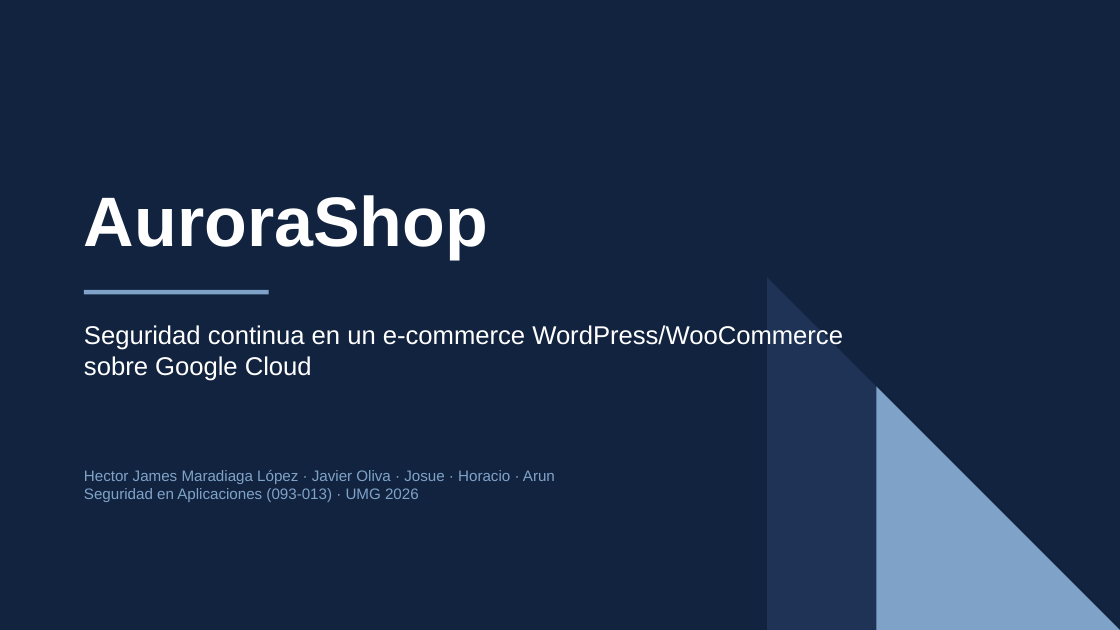
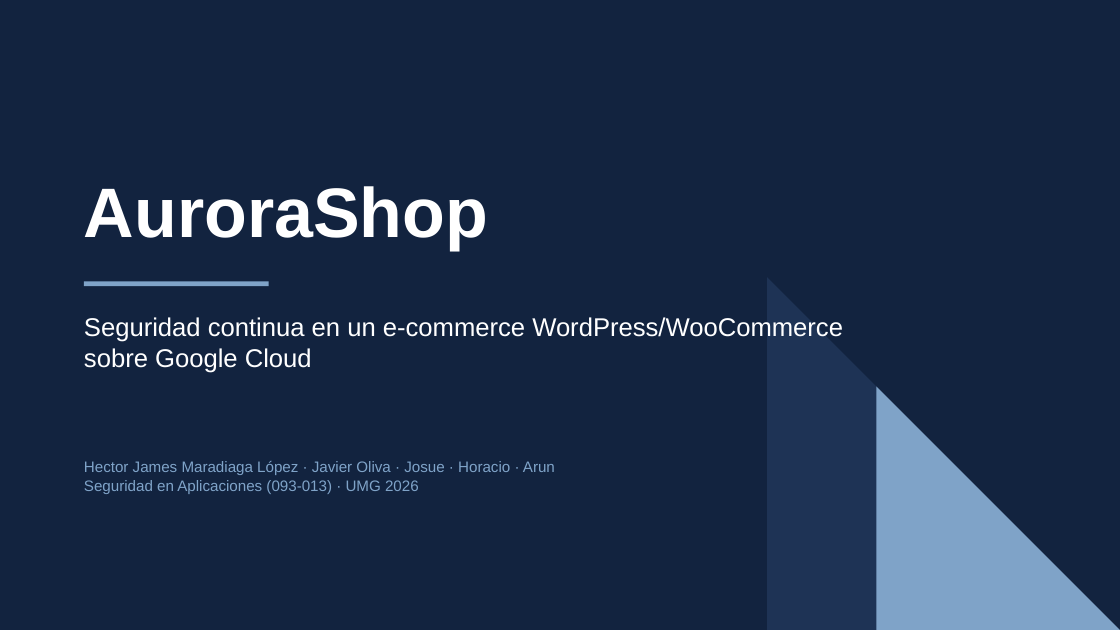
Before and after one commit to Joliva07/ProyectoFinal_SeguridadEnAplicaciones, a slide deck: slide 1 of docs/06-informe/salida/presentacion.pptx. Drawn at 1120x630 pixels with LibreOffice and Linux fonts; fonts in the diff are those of the drawing. Boxes give left, top, right and bottom in pixels: in the first picture for what was removed or moved away, otherwise in the second. Text is boxed around its words. In the diff, an @@ line names an element or a change of style, - is before the commit and + after.

```diff
--- a/docs/06-informe/salida/presentacion.pptx
+++ b/docs/06-informe/salida/presentacion.pptx
@@ 3 texts, 1 rectangle moved together from (x1=84, y1=195, x2=843, y2=502) to (x1=84, y1=186, x2=843, y2=494) @@
```
Also in this commit, not shown: 2 other slides changed, 8 slides added, 4 slides removed, 1 other file.
